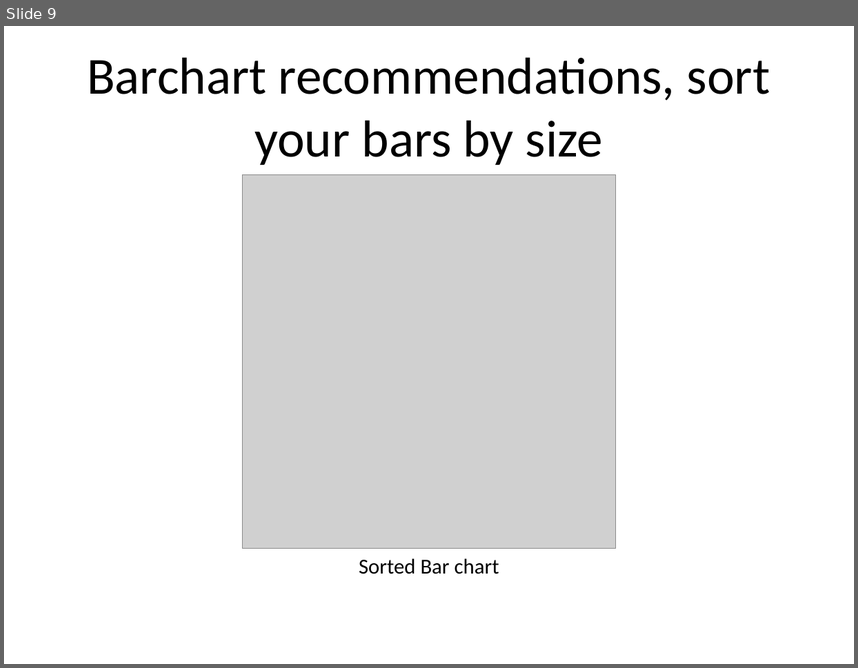
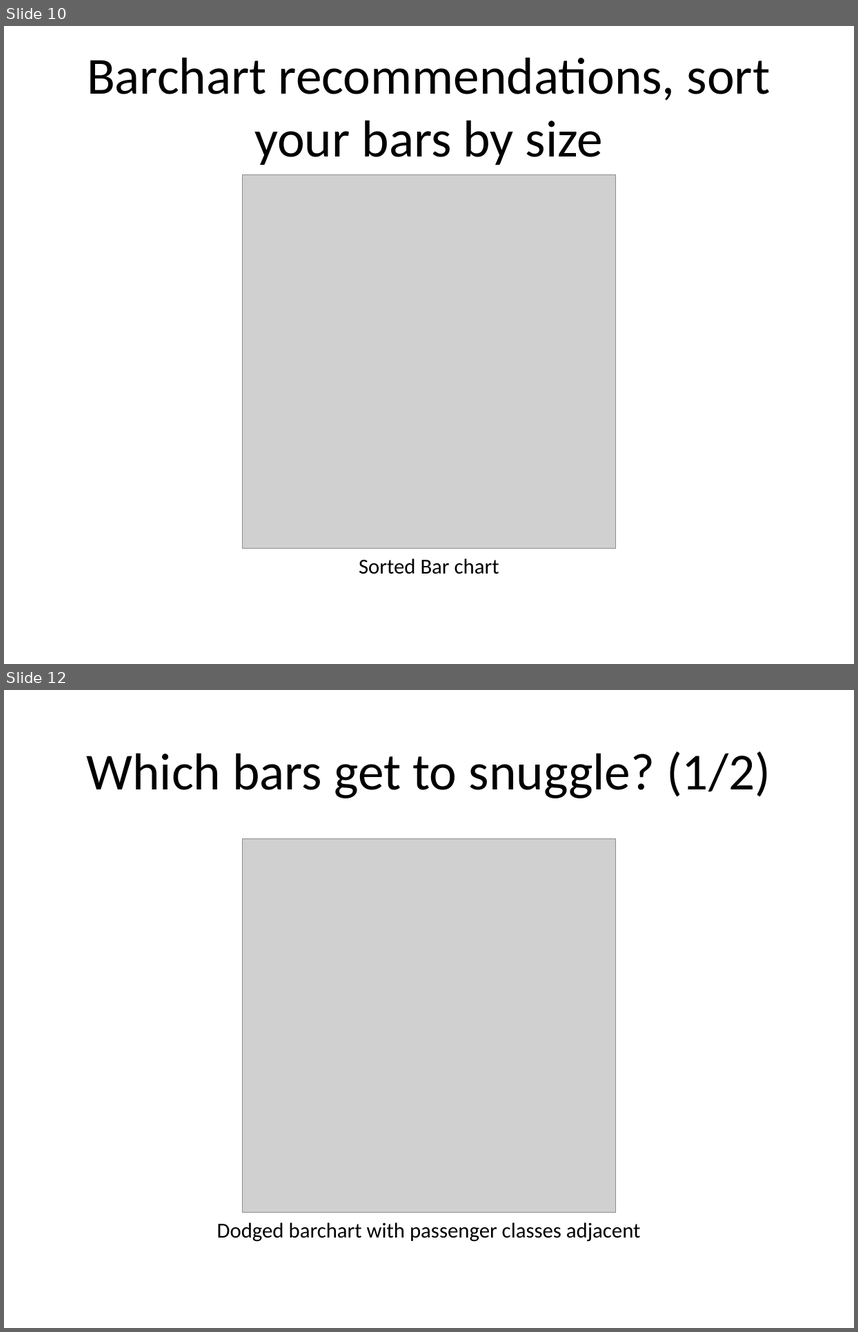
Before and after one commit to pmean/data-visualization, a slide deck: data-viz-02/component/recommendations-barcharts.pptx. Shown one above the other, each under a label of ours: slide 9 before the commit, slides 10 and 12 after it; the slides between them are not shown. The pictures are 858x668 and 858x1332 pixels, drawn with LibreOffice and Linux fonts; fonts in the diff are those of the drawing; grey boxes stand for pictures. Boxes give left, top, right and bottom in pixels: in the first picture for what was removed or moved away, otherwise in the second. Text is boxed around its words. In the diff, an @@ line names an element or a change of style, - is before the commit and + after.

Commit message:
Work on barchart recommendations in data-viz-02

```diff
--- a/data-viz-02/component/recommendations-barcharts.pptx
+++ b/data-viz-02/component/recommendations-barcharts.pptx
@@ slide 12 added at (4, 690, 854, 1328), background #FFFFFF @@
@@ title added at (86, 751, 771, 798), 44 pt, text #000000 @@
+Which bars get to snuggle? (1/2)
@@ picture added at (243, 839, 616, 1212) @@
@@ text added at (217, 1222, 640, 1241), 18 pt, text #000000 @@
+Dodged barchart with passenger classes adjacent
@@ what was slide 9 is now slide 10 @@
```
Also in this commit, not shown: 6 other slides added, 22 other files.
